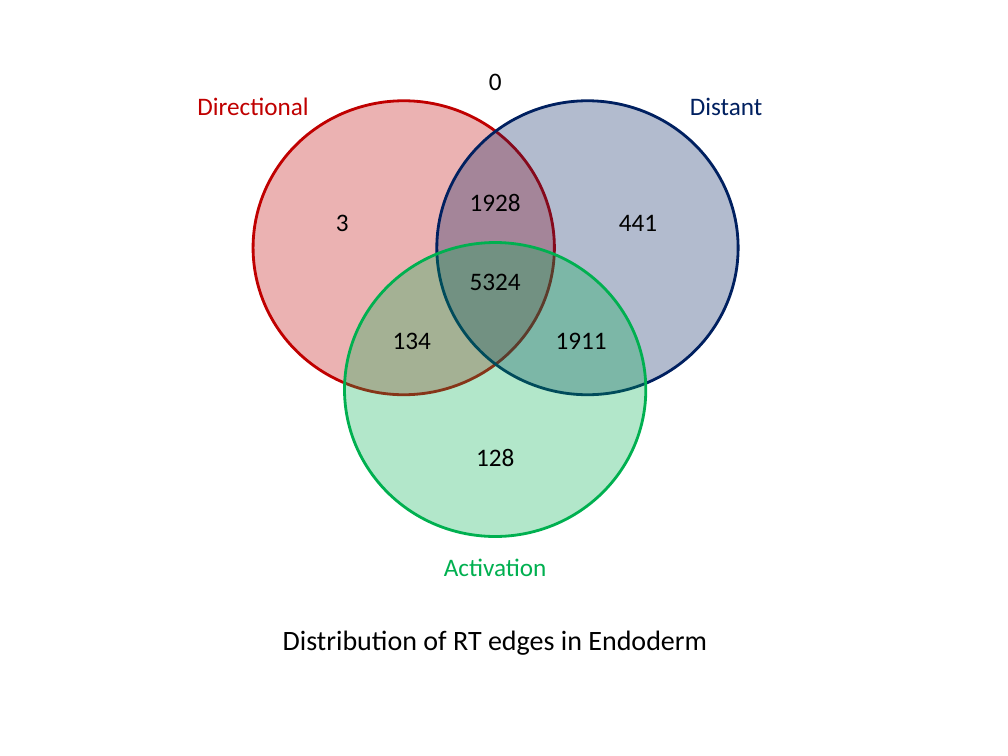
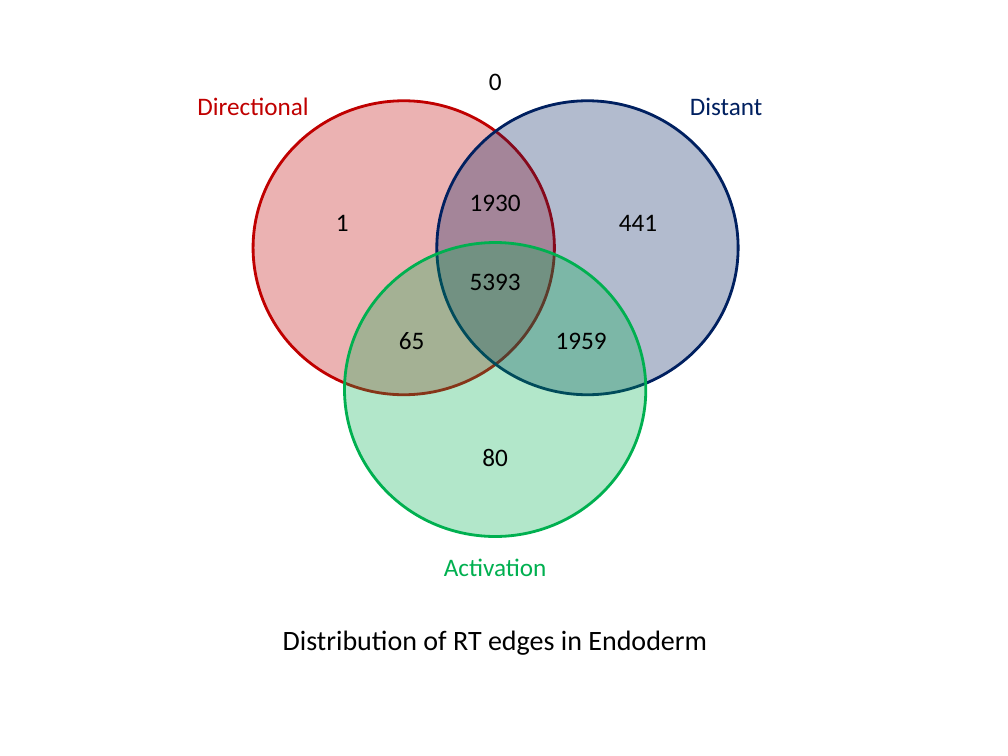
Before and after one commit to haitham/ENCODE_2.0, a slide deck: slide 1 of RTRN/neph_genes/endoderm/venn.pptx. Drawn at 1008x756 pixels with LibreOffice and Linux fonts; fonts in the diff are those of the drawing. Boxes give left, top, right and bottom in pixels: in the first picture for what was removed or moved away, otherwise in the second. Text is boxed around its words. In the diff, an @@ line names an element or a change of style, - is before the commit and + after.

```diff
--- a/RTRN/neph_genes/endoderm/venn.pptx
+++ b/RTRN/neph_genes/endoderm/venn.pptx
@@ text at (470,194,521,211): text changed @@
-1928
+1930
@@ text at (336,214,349,231): text changed @@
-3
+1
@@ text at (470,273,521,290): text changed @@
-5324
+5393
@@ text at (399,332,425,349): text changed @@
-134
+65
@@ text at (556,332,607,349): text changed @@
-1911
+1959
@@ text at (482,448,508,466): text changed @@
-128
+80
```
Also in this commit, not shown: 16 other files.
